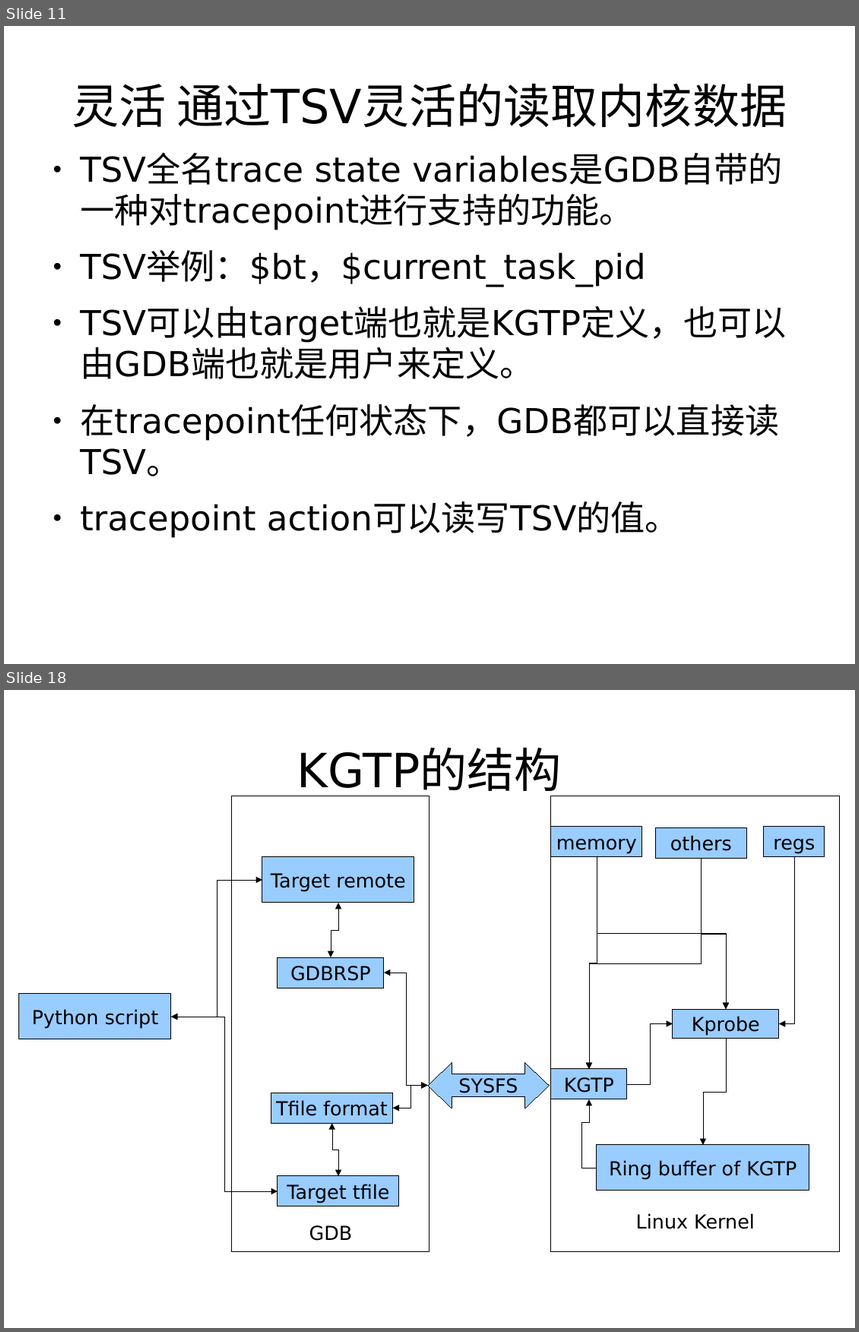
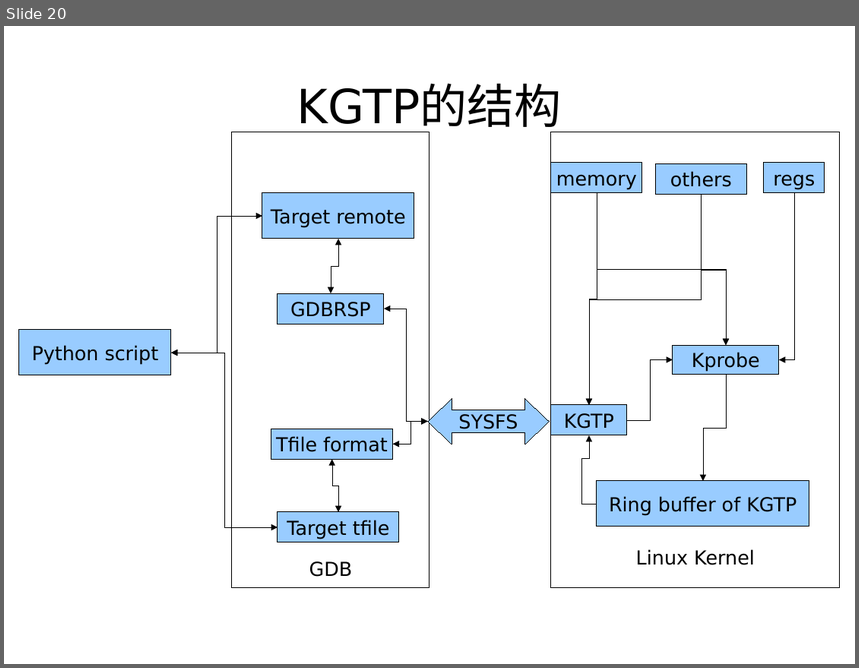
Before and after one commit to teawater/kgtp-misc, a slide deck: show/introduce/kgtpcn.odp. Shown one above the other, each under a label of ours: slides 11 and 18 before the commit, slide 20 after it; the slides between them are not shown. The pictures are 859x1332 and 859x668 pixels, drawn with LibreOffice and Linux fonts; fonts in the diff are those of the drawing. Boxes give left, top, right and bottom in pixels: in the first picture for what was removed or moved away, otherwise in the second. Text is boxed around its words. In the diff, an @@ line names an element or a change of style, - is before the commit and + after.

```diff
--- a/show/introduce/kgtpcn.odp
+++ b/show/introduce/kgtpcn.odp
@@ slide 11 removed at <box>4,26,855,664</box>, background #FFFFFF @@
@@ title removed at <box>72,83,787,128</box> @@
-灵活 通过TSV灵活的读取内核数据
@@ text removed at <box>80,154,787,538</box> @@
-● TSV全名trace state variables是GDB自带的一种对tracepoint进行支持的功能。
-● TSV举例：$bt，$current_task_pid
-● TSV可以由target端也就是KGTP定义，也可以由GDB端也就是用户来定义。
-● 在tracepoint任何状态下，GDB都可以直接读TSV。
-● tracepoint action可以读写TSV的值。
@@ what was slide 18 is now slide 20 @@
```
Also in this commit, not shown: 11 slides changed, 8 slides added, 5 other slides removed, 1 other file.
